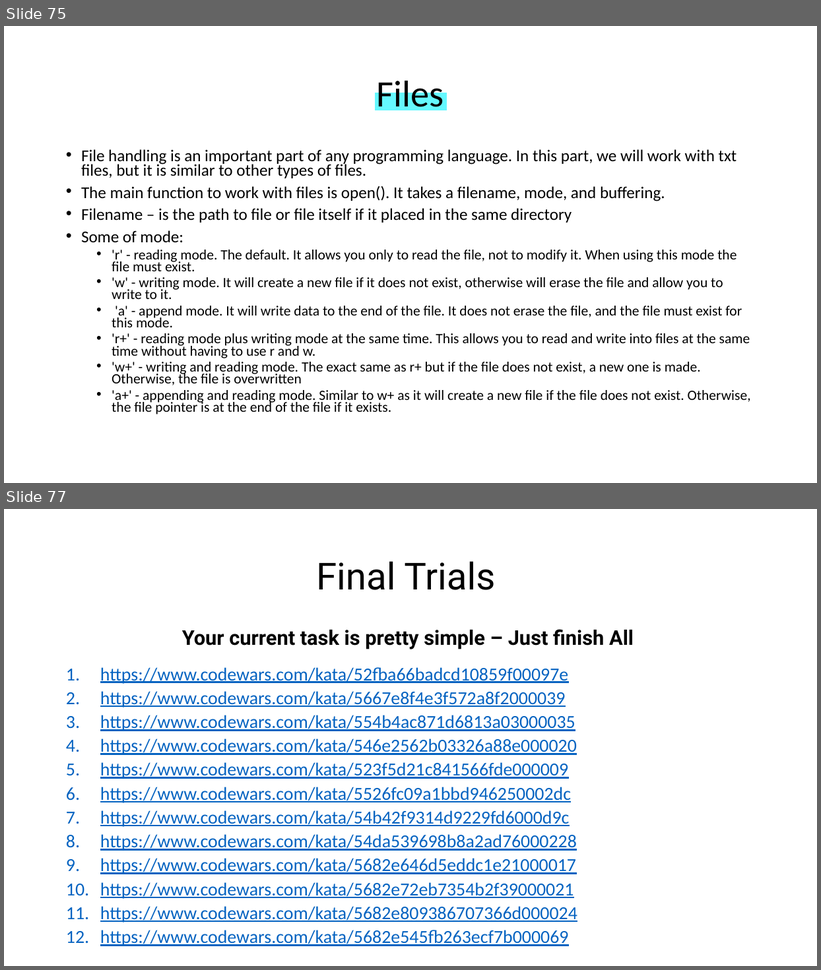
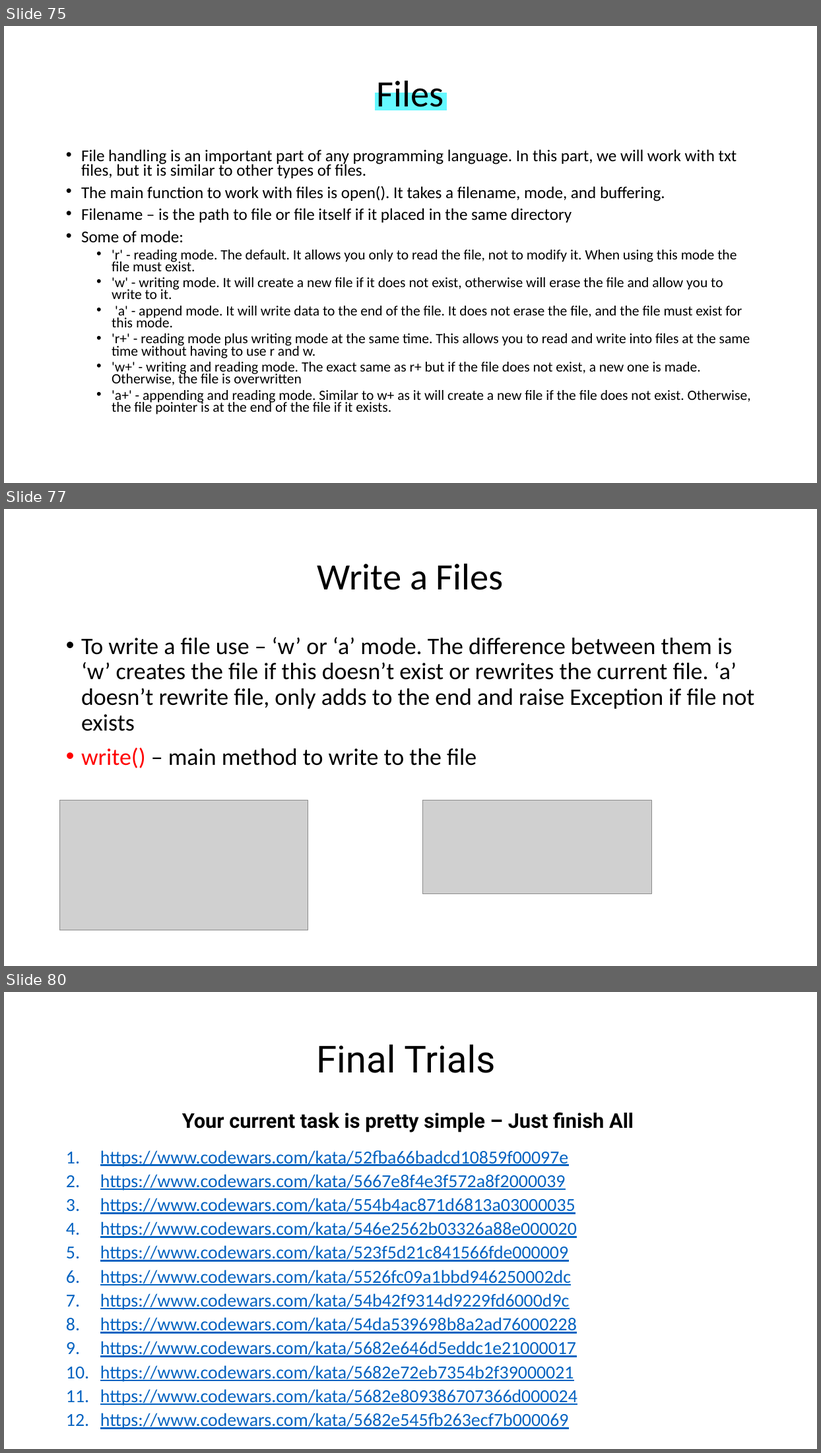
Before and after one commit to WonderLuc/brother-bootcamp, a slide deck: python 101/python_101.pptx. Shown one above the other, each under a label of ours: slides 75 and 77 before the commit, slides 75, 77 and 80 after it; the slides between them are not shown. The pictures are 821x970 and 821x1453 pixels, drawn with LibreOffice and Linux fonts; fonts in the diff are those of the drawing; grey boxes stand for pictures; background and template pictures are left out. Boxes give left, top, right and bottom in pixels: in the first picture for what was removed or moved away, otherwise in the second. Text is boxed around its words. In the diff, an @@ line names an element or a change of style, - is before the commit and + after.

```diff
--- a/python 101/python_101.pptx
+++ b/python 101/python_101.pptx
@@ slide 77 added at (4,509,817,966), background picture (left out) @@
@@ title added at (318,563,504,590), 44 pt, text #000000 @@
+Write a Files
@@ text added at (81,637,755,768), 28 pt, text #000000 @@
+• To write a file use – ‘w’ or ‘a’ mode. The difference between them is ‘w’ creates the file if this doesn’t exist or rewrites the current file. ‘a’ doesn’t rewrite file, only adds to the end and raise Exception if file not exists
+• write() – main method to write to the file
@@ picture added at (60,800,308,931) @@
@@ picture added at (423,800,652,894) @@
@@ what was slide 77 is now slide 80 @@
```
Also in this commit, not shown: 1 slide changed, 3 other slides added, 1 slide removed, 5 other files.
